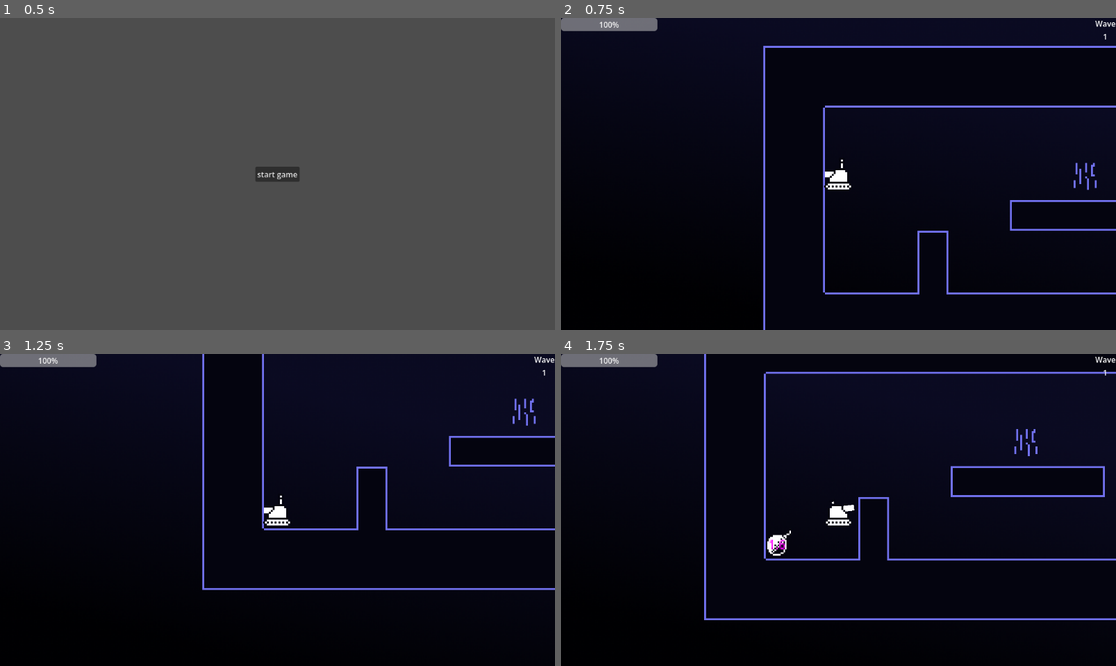
Above: before the commit, frames 1-4 (two rows, left to right).
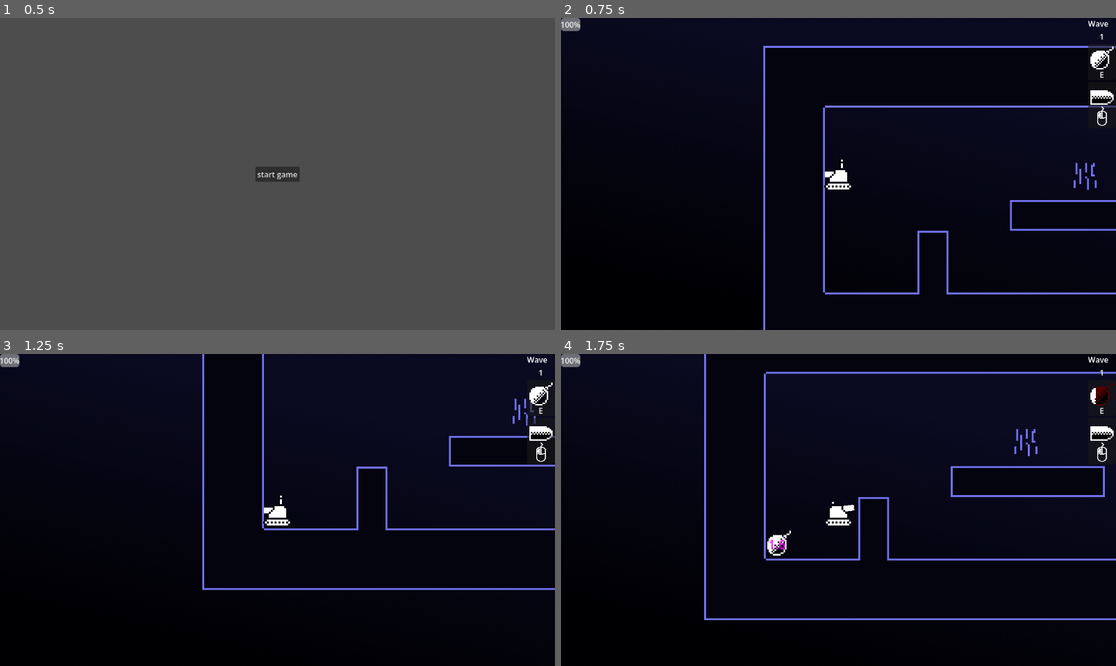
Above: after the commit, the same moments.

Repository: mrSerious195/arenagame
Game: Godot game, scene res://main.tscn
Two runs of this game, one before a commit and one after it. Both use one fixed random seed, a clock stepped at 60 frames per second and the inputs below.
Inputs (mouse positions are in pixels of both pictures, inside the frame that each line leads up to):
- Up to frame 1 (0.5 s): no input
- Up to frame 2 (0.75 s): click "start game" at 0.5 s
- Up to frame 3 (1.25 s): no input
- Up to frame 4 (1.75 s): move the mouse to (960, 494) at 1.27 s; hold D (right) from 1.28 s (still down); tap E (drop_bomb) at 1.35 s; tap W (up) at 1.52 s

Frame 1 is identical in both runs. In frame 2, 1.1% of the frame differs, in the area x 0-100%, y 0-35%; in frame 3, 1.1%; in frame 4, 1.1%.

Commit message:
added cooldow visualisation

Diff:
--- /dev/null
+++ b/Assets/mouse-left-button.svg
@@ -0,0 +1,19 @@
+<?xml version="1.0" encoding="iso-8859-1"?>
+<!-- Uploaded to: SVG Repo, www.svgrepo.com, Generator: SVG Repo Mixer Tools -->
+<!DOCTYPE svg PUBLIC "-//W3C//DTD SVG 1.1//EN" "http://www.w3.org/Graphics/SVG/1.1/DTD/svg11.dtd">
+<svg fill="#000000" version="1.1" id="Capa_1" xmlns="http://www.w3.org/2000/svg" xmlns:xlink="http://www.w3.org/1999/xlink"
+	 width="800px" height="800px" viewBox="0 0 450.47 450.47"
+	 xml:space="preserve">
+<g>
+	<path d="M237.298,99.533c-0.301-0.34-0.562-0.677-0.916-0.999c-3.937-3.535-4.043-2.491,0.266-6.463
+		c3.192-2.929,7.063-5.222,10.574-7.755c9.286-6.711,15.398-15.699,19.529-26.356C276.02,34.033,248.707,17.503,235,3.344
+		c-9.904-10.247-25.496,5.382-15.604,15.604c7.643,7.912,17.489,14.328,24.14,23.123c7.453,9.848-3.901,20.712-11.68,26.194
+		c-12.026,8.473-22.423,19.727-20.02,31.794c-53.971,5.042-103.87,34.623-103.87,86.767V333.2c0,64.664,52.603,117.27,117.27,117.27
+		c64.663,0,117.27-52.605,117.27-117.27V186.817C342.51,129.888,289.543,102.317,237.298,99.533z M130.044,186.817
+		c0-38.707,42.017-61.117,85.535-64.841v135.005c-39.697-1.998-71.928-11.042-85.535-15.457V186.817z M320.433,333.194
+		c0,52.5-42.705,95.199-95.192,95.199c-52.488,0-95.196-42.699-95.196-95.199V264.73c19.713,5.958,56.817,14.995,100.676,14.995
+		c28.088,0,58.93-3.759,89.713-14.352V333.194z M320.433,241.896c-27.916,10.675-56.424,14.849-82.78,15.415v-135.66
+		c42.569,2.553,82.78,22.969,82.78,65.175V241.896z M206.072,133.429v111.973c-17.153,3.027-67.583-11.094-67.583-11.094
+		C131.049,155.812,160.429,142.005,206.072,133.429z"/>
+</g>
+</svg>
--- a/scenes/ActionObjects/bomb.gd
+++ b/scenes/ActionObjects/bomb.gd
@@ -5,6 +5,7 @@
 var damage:float
 @export
 var knockback:float
+
 
 var explosionsize:Vector2
 # Called when the node enters the scene tree for the first time.
--- a/scenes/bombdrop_on_command.gd
+++ b/scenes/bombdrop_on_command.gd
@@ -1,5 +1,6 @@
 extends Node2D
-
+@export
+var rangeVisualLiser:Range
 @export
 var cooldown:float
 @export
@@ -7,11 +8,13 @@
 
 # Called when the node enters the scene tree for the first time.
 func _ready() -> void:
+	rangeVisualLiser.max_value=cooldown
 	pass # Replace with function body.
 
 
 # Called every frame. 'delta' is the elapsed time since the previous frame.
 func _process(delta: float) -> void:
+	rangeVisualLiser.value=$Timer.time_left
 	if Input.is_action_just_pressed("drop_bomb") and $Timer.time_left<=0:
 		$Timer.start(cooldown)
 		var bomb = bombScene.instantiate()
--- a/scenes/combat_gui.tscn
+++ b/scenes/combat_gui.tscn
@@ -1,6 +1,9 @@
 [gd_scene format=3 uid="uid://buep6m4mimva5"]
 
 [ext_resource type="Script" uid="uid://bh20y1l2qwb33" path="res://scenes/combat_gui.gd" id="1_ikggn"]
+[ext_resource type="Texture2D" uid="uid://droko1ba7lqb8" path="res://Assets/bomb.png" id="2_ieihl"]
+[ext_resource type="Texture2D" uid="uid://dccnodggap7tj" path="res://Assets/bullet.png" id="3_ww0u2"]
+[ext_resource type="Texture2D" uid="uid://cx3gk4dq65ovn" path="res://Assets/mouse-left-button.png" id="4_8kfqa"]
 
 [node name="Combat_gui" type="Control" unique_id=2144204504]
 layout_mode = 3
@@ -10,12 +13,6 @@
 grow_horizontal = 2
 grow_vertical = 2
 script = ExtResource("1_ikggn")
-
-[node name="ProgressBar" type="ProgressBar" parent="." unique_id=277037804]
-layout_mode = 0
-offset_right = 200.0
-offset_bottom = 27.0
-value = 100.0
 
 [node name="VBoxContainer" type="VBoxContainer" parent="." unique_id=258596328]
 layout_mode = 1
@@ -34,3 +31,84 @@
 layout_mode = 2
 text = "1"
 horizontal_alignment = 1
+
+[node name="PanelContainer" type="PanelContainer" parent="VBoxContainer" unique_id=2039975326]
+layout_mode = 2
+
+[node name="VBoxContainer" type="VBoxContainer" parent="VBoxContainer/PanelContainer" unique_id=1260830674]
+layout_mode = 2
+theme_override_constants/separation = -6
+
+[node name="MarginContainer" type="MarginContainer" parent="VBoxContainer/PanelContainer/VBoxContainer" unique_id=769530891]
+layout_mode = 2
+theme_override_constants/margin_left = 5
+theme_override_constants/margin_top = 5
+theme_override_constants/margin_right = 5
+theme_override_constants/margin_bottom = 5
+
+[node name="TextureProgressBar" type="TextureProgressBar" parent="VBoxContainer/PanelContainer/VBoxContainer/MarginContainer" unique_id=876887343]
+custom_minimum_size = Vector2(48, 48)
+layout_mode = 2
+size_flags_vertical = 3
+step = 0.001
+fill_mode = 1
+nine_patch_stretch = true
+texture_under = ExtResource("2_ieihl")
+texture_over = ExtResource("2_ieihl")
+texture_progress = ExtResource("2_ieihl")
+tint_over = Color(1, 1, 1, 0)
+tint_progress = Color(0.3254902, 0, 0, 1)
+
+[node name="Label" type="Label" parent="VBoxContainer/PanelContainer/VBoxContainer" unique_id=1141903589]
+layout_mode = 2
+size_flags_vertical = 8
+text = "E"
+horizontal_alignment = 1
+vertical_alignment = 2
+
+[node name="PanelContainer2" type="PanelContainer" parent="VBoxContainer" unique_id=1965394818]
+layout_mode = 2
+
+[node name="VBoxContainer" type="VBoxContainer" parent="VBoxContainer/PanelContainer2" unique_id=1034527274]
+layout_mode = 2
+theme_override_constants/separation = -12
+
+[node name="MarginContainer" type="MarginContainer" parent="VBoxContainer/PanelContainer2/VBoxContainer" unique_id=296940751]
+layout_mode = 2
+theme_override_constants/margin_left = 5
+theme_override_constants/margin_top = 5
+theme_override_constants/margin_right = 5
+theme_override_constants/margin_bottom = 5
+
+[node name="TextureProgressBar" type="TextureProgressBar" parent="VBoxContainer/PanelContainer2/VBoxContainer/MarginContainer" unique_id=1177233019]
+custom_minimum_size = Vector2(48, 48)
+layout_mode = 2
+size_flags_vertical = 3
+step = 0.001
+fill_mode = 1
+nine_patch_stretch = true
+texture_under = ExtResource("3_ww0u2")
+texture_over = ExtResource("3_ww0u2")
+texture_progress = ExtResource("3_ww0u2")
+tint_over = Color(1, 1, 1, 0)
+tint_progress = Color(0.3254902, 0, 0, 1)
+
+[node name="MarginContainer2" type="MarginContainer" parent="VBoxContainer/PanelContainer2/VBoxContainer" unique_id=18758159]
+layout_mode = 2
+theme_override_constants/margin_left = 5
+theme_override_constants/margin_top = 5
+theme_override_constants/margin_right = 5
+theme_override_constants/margin_bottom = 5
+
+[node name="TextureRect" type="TextureRect" parent="VBoxContainer/PanelContainer2/VBoxContainer/MarginContainer2" unique_id=833842975]
+custom_minimum_size = Vector2(0, 40)
+layout_mode = 2
+texture = ExtResource("4_8kfqa")
+expand_mode = 2
+stretch_mode = 5
+
+[node name="ProgressBar" type="ProgressBar" parent="." unique_id=277037804]
+layout_mode = 0
+offset_right = 40.0
+offset_bottom = 27.0
+value = 100.0
--- a/scenes/game.tscn
+++ b/scenes/game.tscn
@@ -54,6 +54,12 @@
 [node name="Player" parent="." unique_id=1408290018 instance=ExtResource("10_5newe")]
 position = Vector2(207, 249)
 
+[node name="TankBarrel" parent="Player/Tonk" parent_id_path=PackedInt32Array(1408290018, 758785134) index="0" unique_id=547327507 node_paths=PackedStringArray("range")]
+range = NodePath("../../../CanvasLayer2/Combat_gui/VBoxContainer/PanelContainer2/VBoxContainer/MarginContainer/TextureProgressBar")
+
+[node name="bombdropOnCommand" parent="Player" index="4" unique_id=2007521917 node_paths=PackedStringArray("rangeVisualLiser")]
+rangeVisualLiser = NodePath("../../CanvasLayer2/Combat_gui/VBoxContainer/PanelContainer/VBoxContainer/MarginContainer/TextureProgressBar")
+
 [node name="stadium" parent="." unique_id=136447594 instance=ExtResource("11_37s47")]
 z_index = 1
 
@@ -66,3 +72,6 @@
 [connection signal="child_exiting_tree" from="CreatureManager" to="CreatureManager" method="check_if_wave_ended"]
 [connection signal="wave_ended" from="CreatureManager" to="WaveManager" method="next_wave"]
 [connection signal="died" from="Player" to="." method="_on_player_died"]
+
+[editable path="Player"]
+[editable path="CanvasLayer2/Combat_gui"]
--- a/scenes/tank_barrel.gd
+++ b/scenes/tank_barrel.gd
@@ -6,14 +6,17 @@
 var cooldown:float
 @export
 var BulletScene:PackedScene
-
+@export
+var range:Range
 # Called when the node enters the scene tree for the first time.
 func _ready() -> void:
+	range.max_value=cooldown
 	pass # Replace with function body.
 
 
 # Called every frame. 'delta' is the elapsed time since the previous frame.
 func _process(_delta: float) -> void:
+	range.value=$Timer.time_left
 	_animate()
 	_handle_shooting()
 
Binary file added: Assets/bullet.png
Not shown, added: Assets/bullet.png.import
Binary file added: Assets/mouse-left-button.png
Not shown, added: Assets/mouse-left-button.png.import
Not shown, added: Assets/mouse-left-button.svg.import
